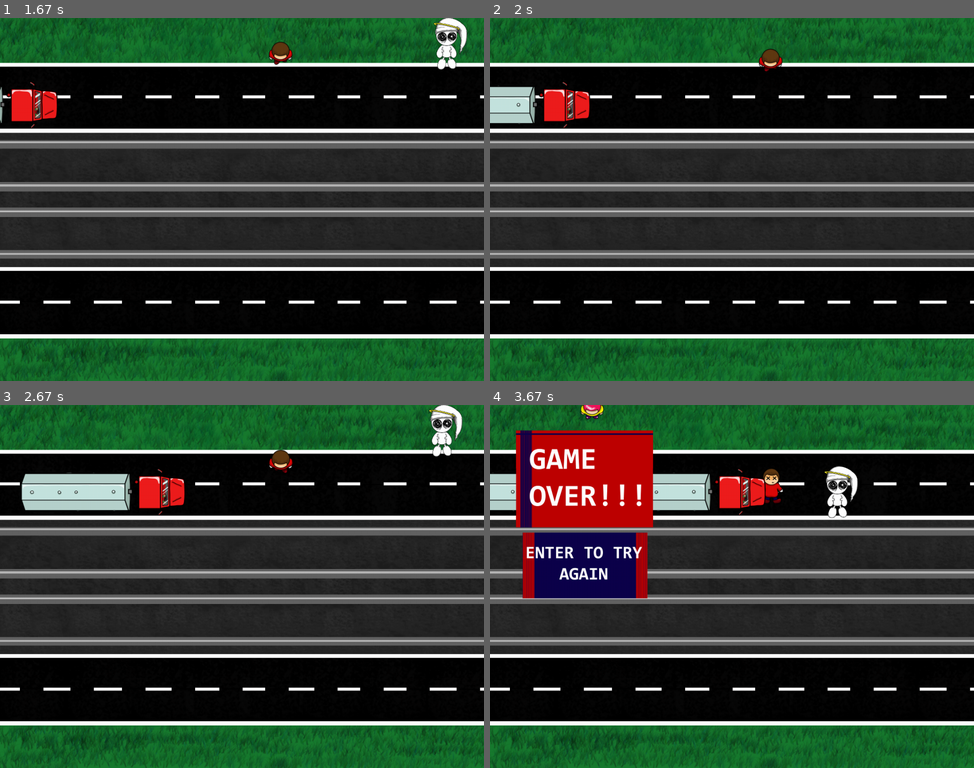
Above: before the commit, frames 1-4 (two rows, left to right).
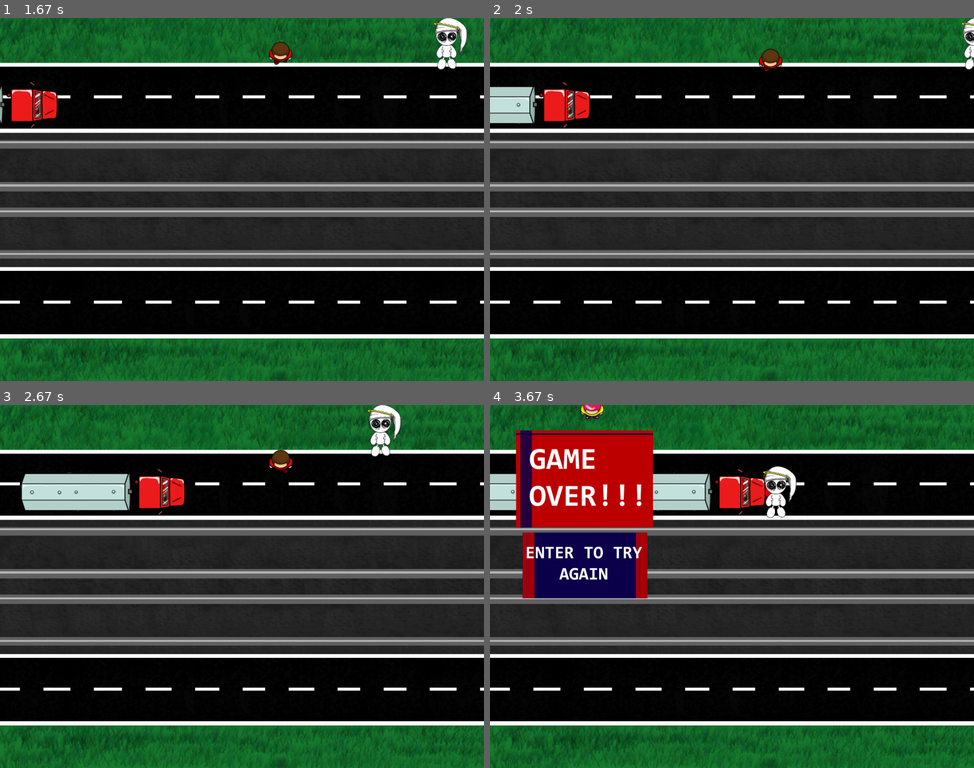
Above: after the commit, the same moments.

Repository: DanielKinsman/ghost-safety-squad-tigjamau
Game: pygame game, started from game.py
Two runs of this game, one before a commit and one after it. Both use one fixed random seed, a clock stepped at 60 frames per second and the inputs below. The source is Python 2; it was converted automatically to run under Python 3.
Inputs:
- Up to frame 1 (1.67 s): hold W 0.33-0.8 s; hold Right 0.33-0.8 s; hold Right 0.83-1.3 s; hold W 1.33-1.63 s
- Up to frame 2 (2 s): hold Right from 1.67 s (still down)
- Up to frame 3 (2.67 s): release Right at 2.13 s; hold A from 2.17 s (still down)
- Up to frame 4 (3.67 s): release A at 2.7 s; hold Down 2.73-3.03 s; hold A 3.07-3.47 s; hold Up from 3.5 s (still down)

Frame 1 is identical in both runs. In frame 2, 0.2% of the frame differs, in the area x 97-100%, y 0-15%; in frame 3, 1.2%, in the area x 75-96%, y 0-15%; in frame 4, 1.2%.

Commit message:
Player (ghost) cannot leave screen

Diff:
--- a/game.py
+++ b/game.py
@@ -507,16 +507,16 @@
             return
 
         pressed = pygame.key.get_pressed()
-        if pressed[pygame.K_a] or pressed[pygame.K_LEFT]:
+        if (pressed[pygame.K_a] or pressed[pygame.K_LEFT]) and self.player.position.x > 0:
             self.player.direction.x -= 1
 
-        if pressed[pygame.K_d] or pressed[pygame.K_RIGHT]:
+        if (pressed[pygame.K_d] or pressed[pygame.K_RIGHT]) and self.player.position.x < self.screen.get_width():
             self.player.direction.x += 1
 
-        if pressed[pygame.K_w] or pressed[pygame.K_UP]:
+        if (pressed[pygame.K_w] or pressed[pygame.K_UP]) and self.player.position.y > 0:
             self.player.direction.y -= 1
 
-        if pressed[pygame.K_s] or pressed[pygame.K_DOWN]:
+        if (pressed[pygame.K_s] or pressed[pygame.K_DOWN]) and self.player.position.y < self.screen.get_height():
             self.player.direction.y += 1
 
 
